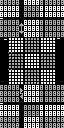
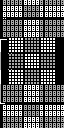
The second 64px x 128px image is a revision of the first. Changes to its layers:
painted on "foreground" over [0, 0, 60, 128]
